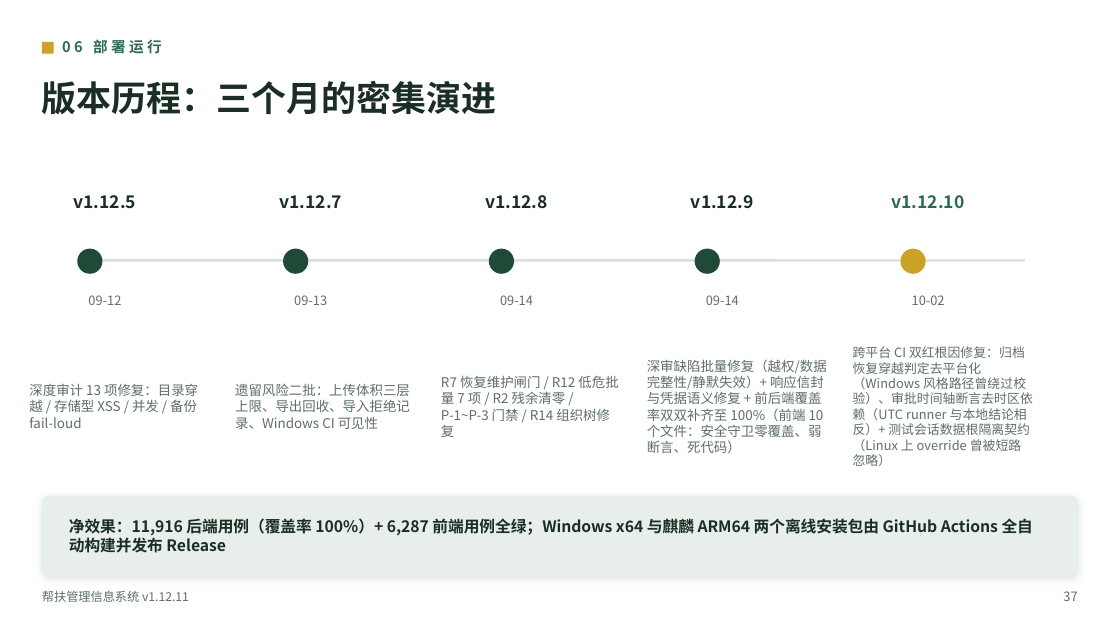
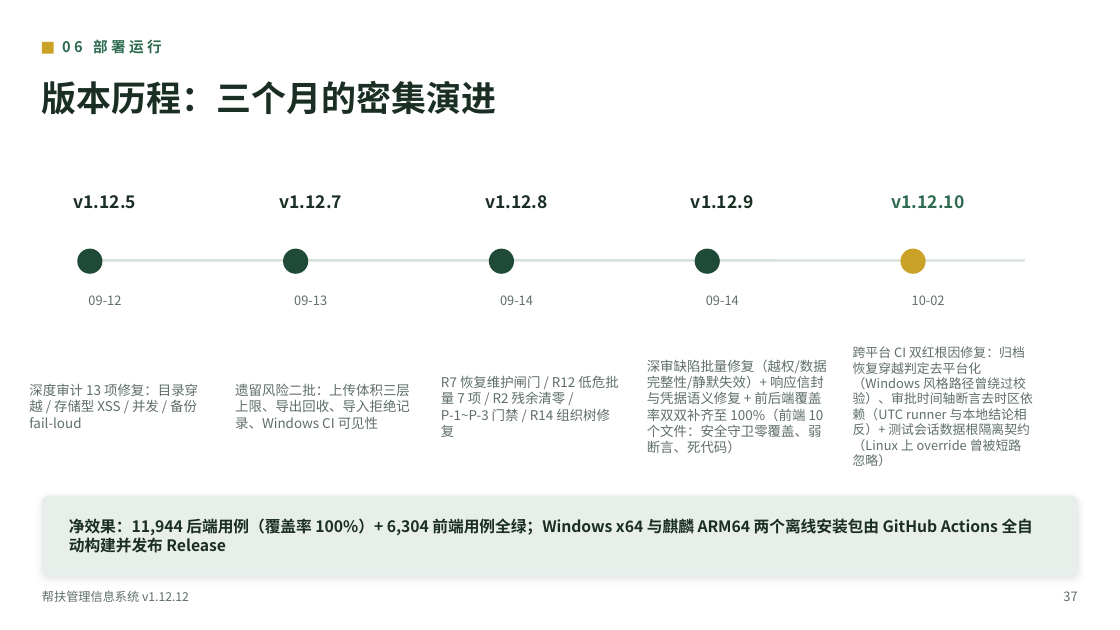
Before and after one commit to lzh745200/MRRS, a slide deck: slide 39 of docs/帮扶管理信息系统介绍.pptx. Drawn at 1120x630 pixels with LibreOffice and Linux fonts; fonts in the diff are those of the drawing. Boxes give left, top, right and bottom in pixels: in the first picture for what was removed or moved away, otherwise in the second. Text is boxed around its words. In the diff, an @@ line names an element or a change of style, - is before the commit and + after.

Commit message:
chore(release): v1.12.12 版本号统一（18 处）+ 文档与用例口径同步（后端 11944 / 前端 6304）

```diff
--- a/docs/帮扶管理信息系统介绍.pptx
+++ b/docs/帮扶管理信息系统介绍.pptx
@@ text at [69,516,1033,553]: text changed @@
-净效果：11,916 后端用例（覆盖率 100%）+ 6,287 前端用例全绿；Windows x64 与麒麟 ARM64 两个离线安装包由 GitHub Actions 全自动构建并发布 Release
+净效果：11,944 后端用例（覆盖率 100%）+ 6,304 前端用例全绿；Windows x64 与麒麟 ARM64 两个离线安装包由 GitHub Actions 全自动构建并发布 Release
@@ text at [42,590,189,602]: text changed @@
-帮扶管理信息系统 v1.12.11
+帮扶管理信息系统 v1.12.12
```
Also in this commit, not shown: 35 other slides changed, 18 other files.
